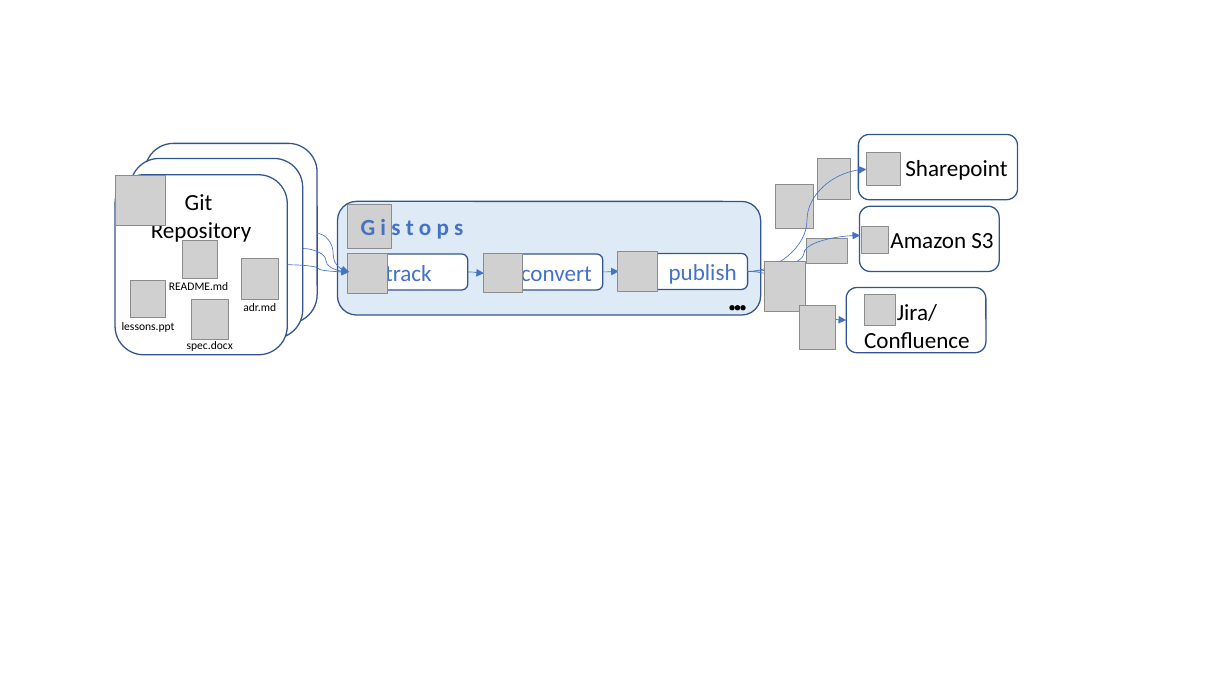
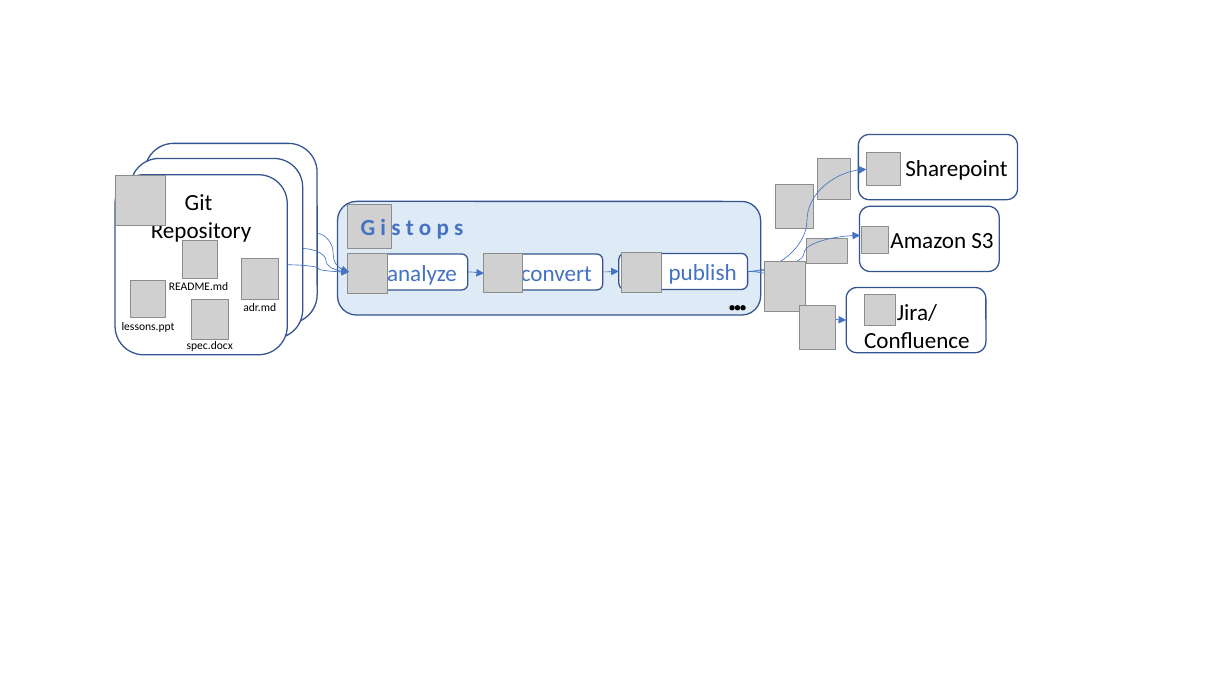
Before and after one commit to DanDens/gistops, a slide deck: slide 1 of docs/motivation.pptx. Drawn at 1232x693 pixels with LibreOffice and Linux fonts; fonts in the diff are those of the drawing; grey boxes stand for pictures; background and template pictures are left out. Boxes give left, top, right and bottom in pixels: in the first picture for what was removed or moved away, otherwise in the second. Text is boxed around its words. In the diff, an @@ line names an element or a change of style, - is before the commit and + after.

```diff
--- a/docs/motivation.pptx
+++ b/docs/motivation.pptx
@@ text in rounded rectangle at (387,261,457,287): text changed @@
-track
+analyze
@@ picture: place and size @@
-picture at (618,251,658,291)
+picture at (622,252,662,292)
```
Also in this commit, not shown: 1 other file.
